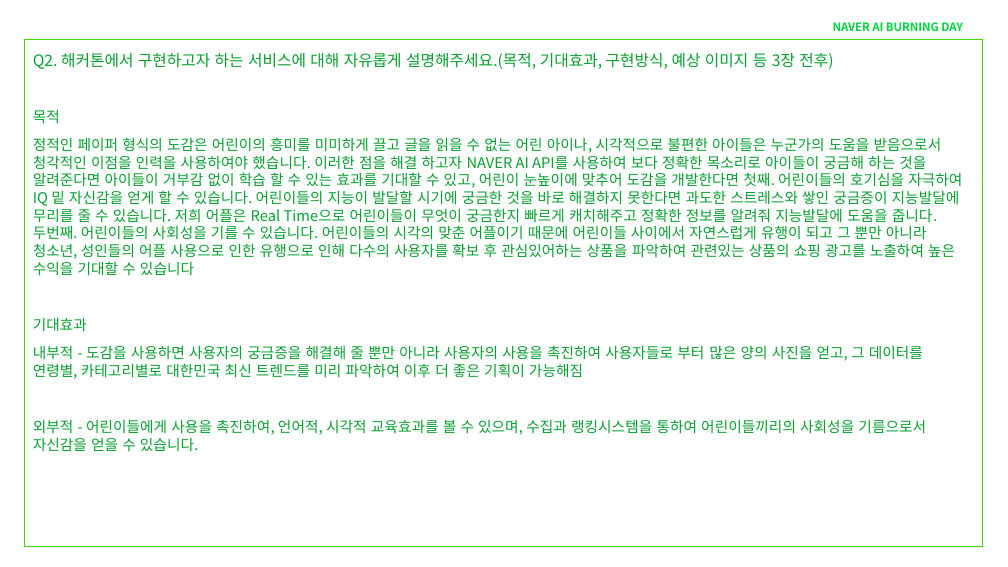
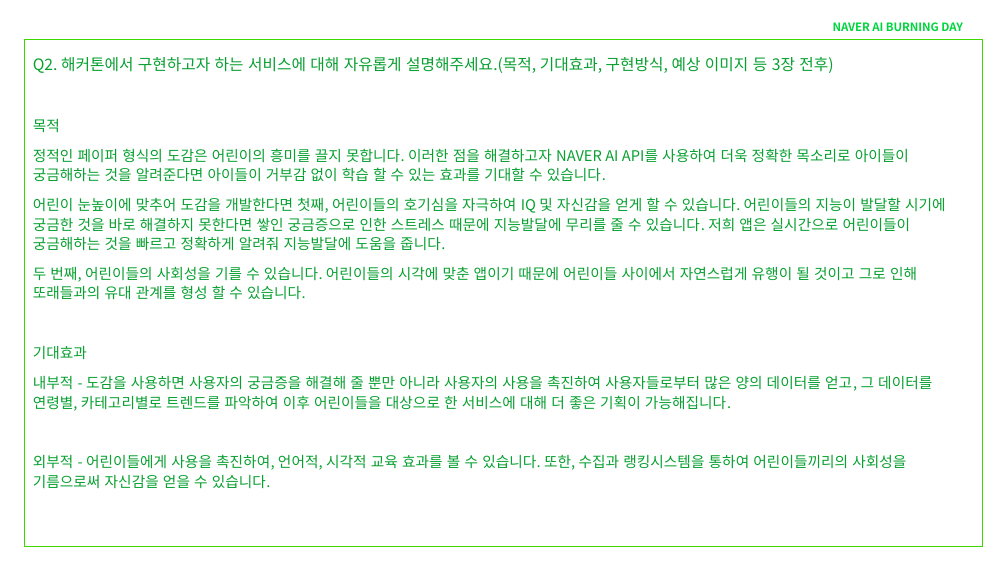
Before and after one commit to GMIMG/Naver-AI-Burning-Day-NAIVER, a slide deck: slide 3 of 기획안/기획안_팀명(기본양식).pptx. Drawn at 1008x567 pixels with LibreOffice and Linux fonts; fonts in the diff are those of the drawing. Boxes give left, top, right and bottom in pixels: in the first picture for what was removed or moved away, otherwise in the second. Text is boxed around its words. In the diff, an @@ line names an element or a change of style, - is before the commit and + after.

```diff
--- a/기획안/기획안_팀명(기본양식).pptx
+++ b/기획안/기획안_팀명(기본양식).pptx
@@ text at (33, 57, 833, 359): line spacing 0.9 to 1.1; line spacing 1 to 1.1 @@
@@ text at (33, 148, 946, 299): text changed @@
-정적인 페이퍼 형식의 도감은 어린이의 흥미를 미미하게 끌고 글을 읽을 수 없는 어린 아이나, 시각적으로 불편한 아이들은 누군가의 도움을 받음으로서 청각적인 이점을 인력을 사용하여야 했습니다. 이러한 점을 해결 하고자 NAVER AI API를 사용하여 보다 정확한 목소리로 아이들이 궁금해 하는 것을 알려준다면 아이들이 거부감 없이 학습 할 수 있는 효과를 기대할 수 있고, 어린이 눈높이에 맞추어 도감을 개발한다면 첫째. 어린이들의 호기심을 자극하여 IQ 밑 자신감을 얻게 할 수 있습니다. 어린이들의 지능이 발달할 시기에 궁금한 것을 바로 해결하지 못한다면 과도한 스트레스와 쌓인 궁금증이 지능발달에 무리를 줄 수 있습니다. 저희 어플은 Real Time으로 어린이들이 무엇이 궁금한지 빠르게 캐치해주고 정확한 정보를 알려줘 지능발달에 도움을 줍니다. 두번째. 어린이들의 사회성을 기를 수 있습니다. 어린이들의 시각의 맞춘 어플이기 때문에 어린이들 사이에서 자연스럽게 유행이 되고 그 뿐만 아니라 청소년, 성인들의 어플 사용으로 인한 유행으로 인해 다수의 사용자를 확보 후 관심있어하는 상품을 파악하여 관련있는 상품의 쇼핑 광고를 노출하여 높은 수익을 기대할 수 있습니다
+정적인 페이퍼 형식의 도감은 어린이의 흥미를 끌지 못합니다. 이러한 점을 해결하고자 NAVER AI API를 사용하여 더욱 정확한 목소리로 아이들이 궁금해하는 것을 알려준다면 아이들이 거부감 없이 학습 할 수 있는 효과를 기대할 수 있습니다.
+어린이 눈높이에 맞추어 도감을 개발한다면 첫째, 어린이들의 호기심을 자극하여 IQ 및 자신감을 얻게 할 수 있습니다. 어린이들의 지능이 발달할 시기에 궁금한 것을 바로 해결하지 못한다면 쌓인 궁금증으로 인한 스트레스 때문에 지능발달에 무리를 줄 수 있습니다. 저희 앱은 실시간으로 어린이들이 궁금해하는 것을 빠르고 정확하게 알려줘 지능발달에 도움을 줍니다.
+두 번째, 어린이들의 사회성을 기를 수 있습니다. 어린이들의 시각에 맞춘 앱이기 때문에 어린이들 사이에서 자연스럽게 유행이 될 것이고 그로 인해 또래들과의 유대 관계를 형성 할 수 있습니다.
@@ text at (33, 375, 932, 488): text changed @@
-내부적 - 도감을 사용하면 사용자의 궁금증을 해결해 줄 뿐만 아니라 사용자의 사용을 촉진하여 사용자들로 부터 많은 양의 사진을 얻고, 그 데이터를 연령별, 카테고리별로 대한민국 최신 트렌드를 미리 파악하여 이후 더 좋은 기획이 가능해짐
-외부적 - 어린이들에게 사용을 촉진하여, 언어적, 시각적 교육효과를 볼 수 있으며, 수집과 랭킹시스템을 통하여 어린이들끼리의 사회성을 기름으로서 자신감을 얻을 수 있습니다.
+내부적 - 도감을 사용하면 사용자의 궁금증을 해결해 줄 뿐만 아니라 사용자의 사용을 촉진하여 사용자들로부터 많은 양의 데이터를 얻고, 그 데이터를 연령별, 카테고리별로 트렌드를 파악하여 이후 어린이들을 대상으로 한 서비스에 대해 더 좋은 기획이 가능해집니다.
+외부적 - 어린이들에게 사용을 촉진하여, 언어적, 시각적 교육 효과를 볼 수 있습니다. 또한, 수집과 랭킹시스템을 통하여 어린이들끼리의 사회성을 기름으로써 자신감을 얻을 수 있습니다.
```
Also in this commit, not shown: 4 other slides changed, 2 other files.
